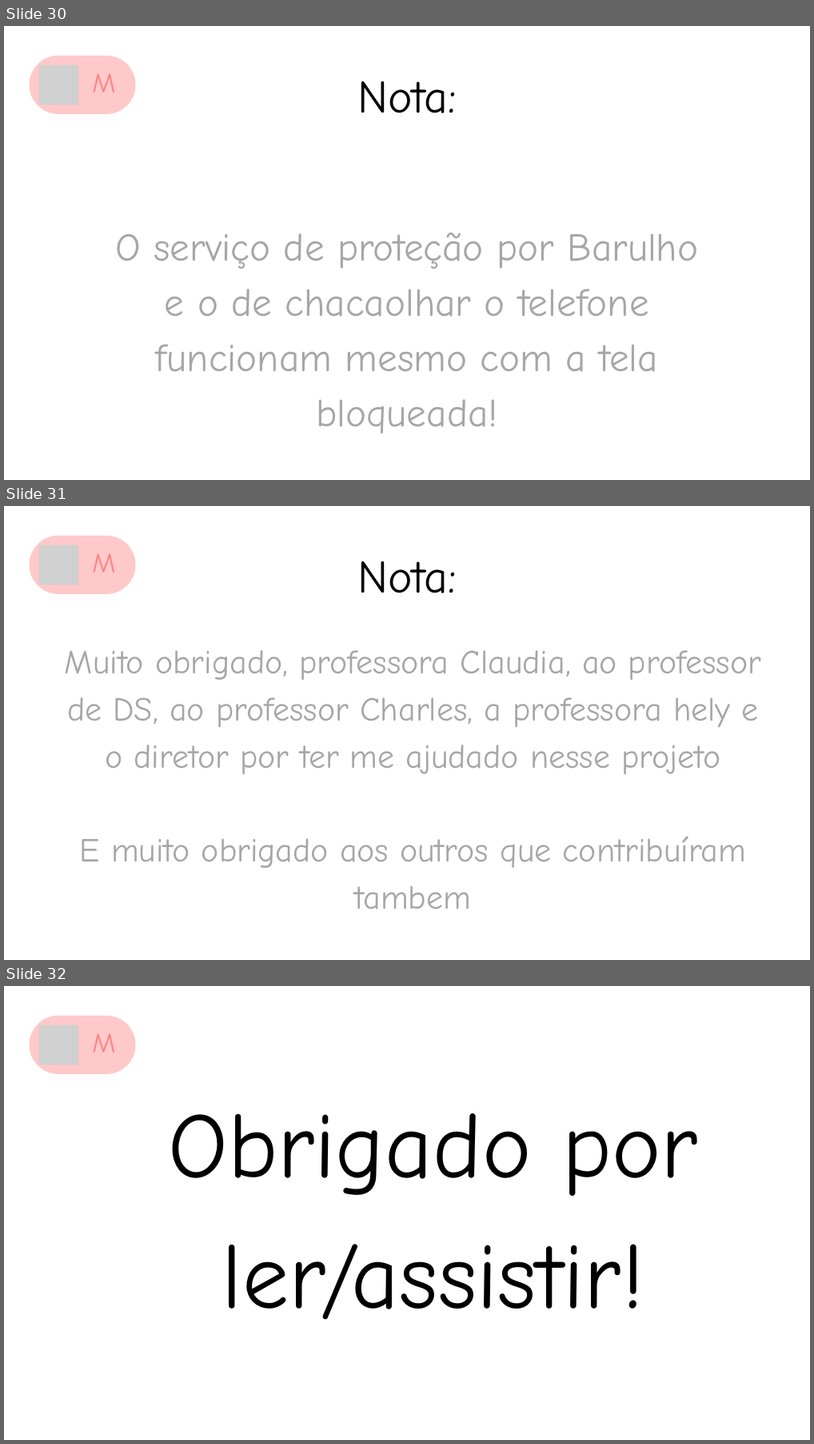
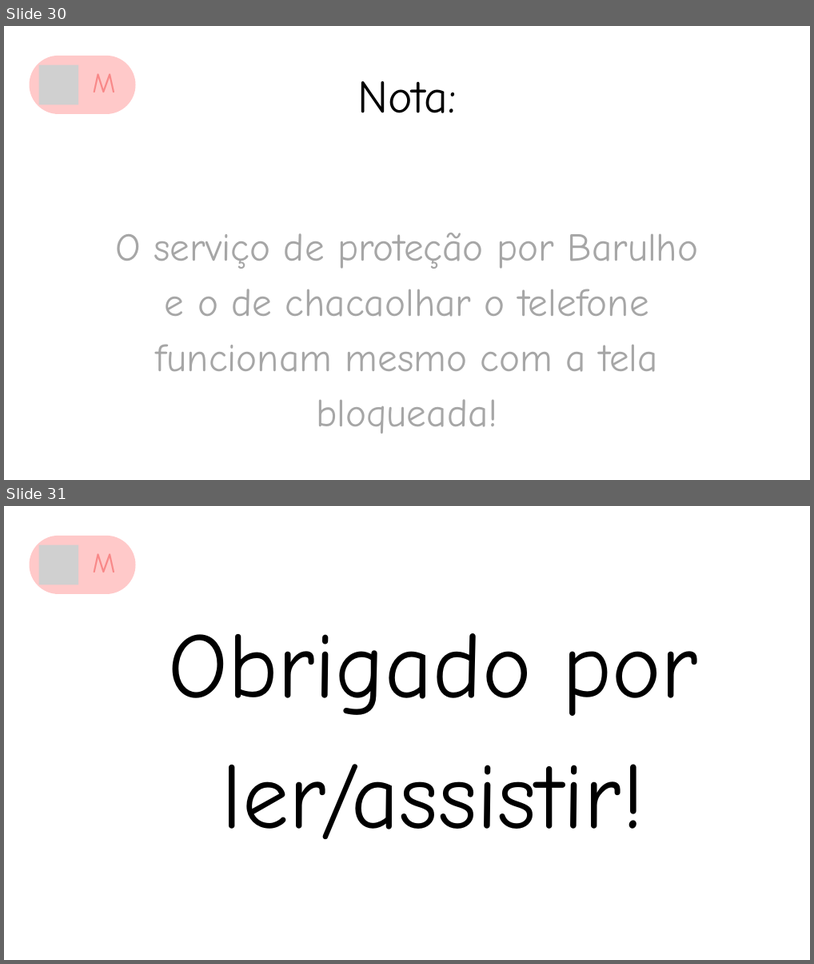
Before and after one commit to intellicore555-oss/mulher-amparada--, a slide deck: material2.pptx. Shown one above the other, each under a label of ours: slides 30, 31 and 32 before the commit, slides 30 and 31 after it. The pictures are 814x1444 and 814x964 pixels, drawn with LibreOffice and Linux fonts; fonts in the diff are those of the drawing; grey boxes stand for pictures. Boxes give left, top, right and bottom in pixels: in the first picture for what was removed or moved away, otherwise in the second. Text is boxed around its words. In the diff, an @@ line names an element or a change of style, - is before the commit and + after.

```diff
--- a/material2.pptx
+++ b/material2.pptx
@@ slide 31 removed at [4,506,810,960], background #FFFFFF @@
@@ freeform shape removed at [30,536,136,594] @@
@@ picture removed at [38,544,78,584] @@
@@ text removed at [92,554,115,572] @@
-M
@@ text removed at [358,561,456,593] @@
-Nota:
@@ text removed at [65,650,762,908] @@
-Muito obrigado, professora Claudia, ao professor de DS, ao professor Charles, a professora hely e o diretor por ter me ajudado nesse projeto
-E muito obrigado aos outros que contribuíram tambem
@@ what was slide 32 is now slide 31 @@
```
Also in this commit, not shown: 1 other file.
